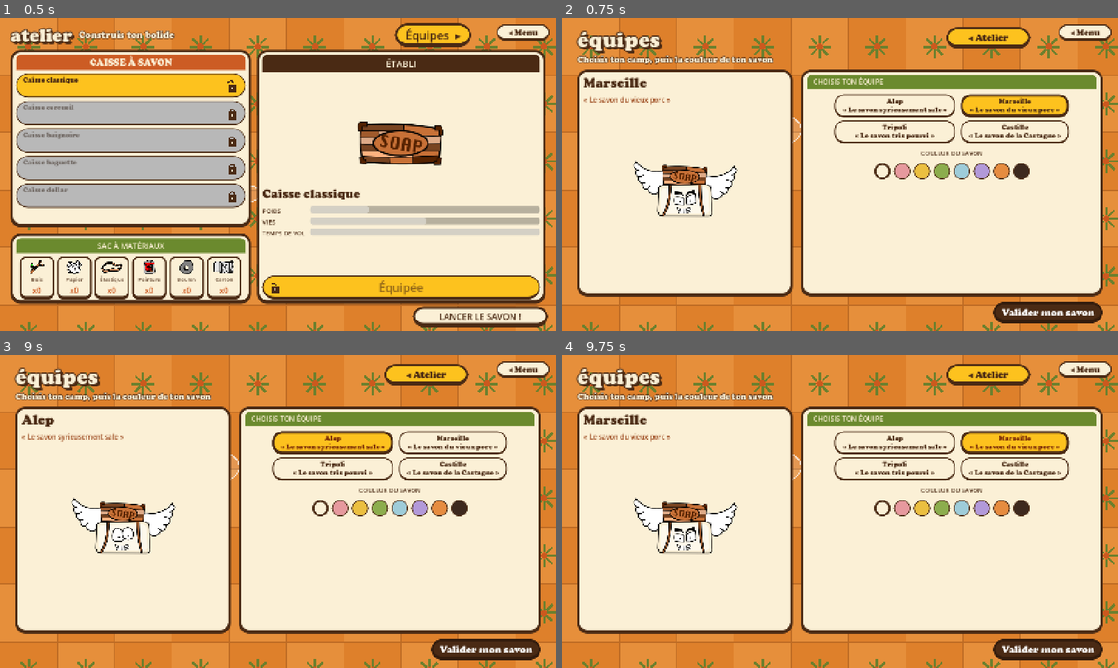
Above: before the commit, frames 1-4 (two rows, left to right).
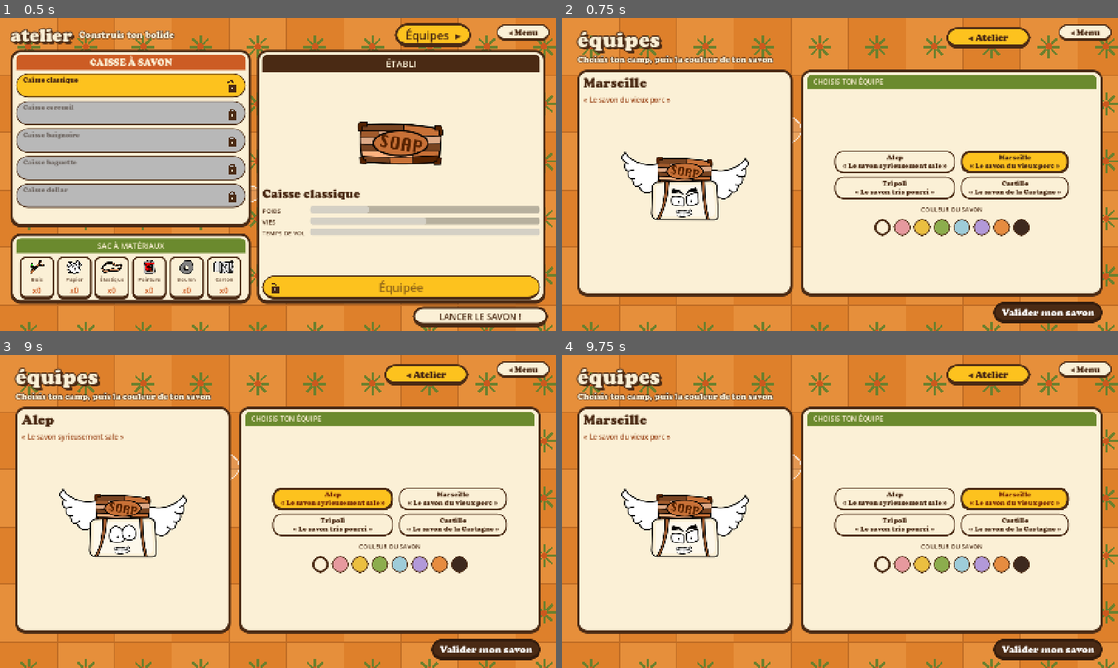
Above: after the commit, the same moments.

Repository: atostivint/LesAilesEtLaCaisse
Game: Godot game, scene res://scenes/atelier.tscn
Same seed, same stepped clock (60 frames per second), same inputs: the game is played once before the commit and once after it.
Inputs (mouse positions are in pixels of both pictures, inside the frame that each line leads up to):
- Up to frame 1 (0.5 s): no input
- Up to frame 2 (0.75 s): click "Équipes ▸" at 0.5 s
- Up to frame 3 (9 s): click "◂ Atelier" at 1.25 s; click (133, 423) at 2.02 s; click (133, 448) at 2.77 s; click (133, 477) at 3.52 s; click (133, 505) at 4.27 s; click (133, 533) at 5.02 s; click "LANCER LE SAVON !" at 5.75 s; click "◂ Menu" at 6.5 s; click "Nouvelle partie" at 7.25 s; click "Nouvelle partie" at 8 s; click "Alep « Le savon syrieusement …" at 8.75 s
- Up to frame 4 (9.75 s): click "Marseille « Le savon du vieux…" at 9.5 s

Frame 1 is identical in both runs. In frame 2, 9.4% of the frame differs, in the area x 10-92%, y 24-70%; in frame 3, 9.6%; in frame 4, 9.4%.

Commit message:
Équipes : boutons et couleurs centrés dans la carte, savon un peu plus grand
Co-Authored-By: Claude Haiku 5.5 <noreply@anthropic.com>

Diff:
--- a/scenes/equipes.tscn
+++ b/scenes/equipes.tscn
@@ -203,6 +203,10 @@
 theme_override_font_sizes/font_size = 18
 text = "CHOISIS TON ÉQUIPE"
 
+[node name="EspaceHaut" type="Control" parent="Marge/Main/Corps/Droite/DroiteBox"]
+layout_mode = 2
+size_flags_vertical = 3
+
 [node name="Equipes" type="GridContainer" parent="Marge/Main/Corps/Droite/DroiteBox"]
 unique_name_in_owner = true
 layout_mode = 2
@@ -255,6 +259,10 @@
 layout_mode = 2
 alignment = 1
 theme_override_constants/separation = 8
+
+[node name="EspaceBas" type="Control" parent="Marge/Main/Corps/Droite/DroiteBox"]
+layout_mode = 2
+size_flags_vertical = 3
 
 [node name="Valider" type="Button" parent="Marge/Main"]
 custom_minimum_size = Vector2(0, 56)
--- a/scripts/equipes.gd
+++ b/scripts/equipes.gd
@@ -63,8 +63,8 @@
 
 
 func _place_savon() -> void:
-	# Le savon s'adapte à la zone d'aperçu (plafonné à 2,6 : au-delà il déborde de la carte)
-	var k := minf(minf(zone.size.x / 110.0, zone.size.y / 100.0), 2.6)
+	# Le savon s'adapte à la zone d'aperçu (plafonné à 3,2 : au-delà il déborde de la carte)
+	var k := minf(minf(zone.size.x / 100.0, zone.size.y / 90.0), 3.2)
 	savon.scale = Vector2(k, k)
 	savon.position = (zone.size / 2.0).floor()
 
